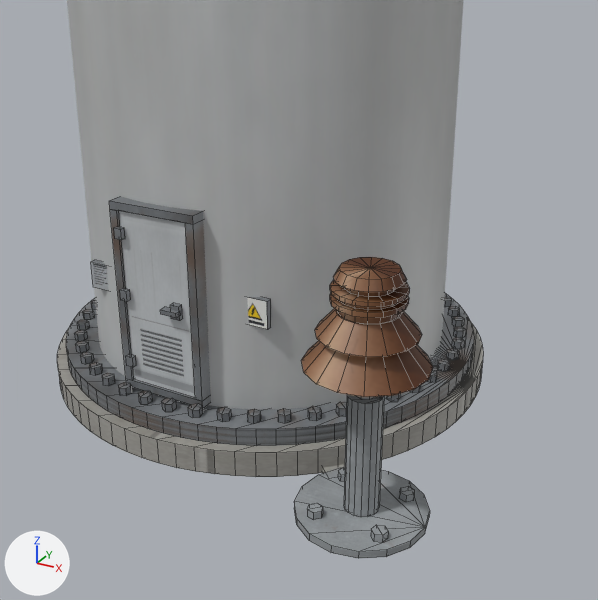
What one commit did to the OBJ model src/main/resources/assets/renewables/models/wind_turbine/wind_turbine.obj.
One viewpoint serves both versions: a 50 mm camera at (0.78, -1.3, 0.78) aimed at (0.12, -0.1, 0.18). Every picture has the same lights, and +X, +Y and +Z are marked at lower left. The older version comes first. Mesh edges are drawn as thin lines. Where no turn or scale is listed for an object, it has been applied to the vertices.

The older version as bpy lines, for what is in view:
```python
me_insulator = bpy.data.meshes.new('insulator')
me_insulator.from_pydata(...)  # 436 vertices, 444 faces; spans x 0.275..0.475, y -0.475..-0.275, z 0.0..0.39
# faces by material slot: [304, 140]
me_insulator.materials.append(mat_insulator_porcelain)  # picture img_porcelain_brown_png
me_insulator.materials.append(mat_insulator_steel)  # picture img_pv_steel_png
me_pole = bpy.data.meshes.new('pole')
me_pole.from_pydata(...)  # 480 vertices, 478 faces; spans x -0.34..0.34, y -0.34..0.34, z 0.0..13.0
# faces by material slot: [158, 320]
me_pole.materials.append(mat_tower)  # picture img_turbine_tower_png
me_pole.materials.append(mat_flange)  # picture img_turbine_flange_png
me_pole_base = bpy.data.meshes.new('pole_base')
me_pole_base.from_pydata(...)  # 980 vertices, 868 faces; spans x -0.42..0.42, y -0.42..0.42, z 0.0..0.409
# faces by material slot: [158, 707, 1, 2]
me_pole_base.materials.append(mat_concrete)  # picture img_pole_concrete_png
me_pole_base.materials.append(mat_flange)  # picture img_turbine_flange_png
me_pole_base.materials.append(mat_door)  # picture img_turbine_door_png
me_pole_base.materials.append(mat_plate)  # picture img_turbine_plate_png
ob_insulator = bpy.data.objects.new('insulator', me_insulator)
ob_insulator.location = (0.0, 0.0, 0.0)
ob_pole = bpy.data.objects.new('pole', me_pole)
ob_pole.location = (0.0, 0.0, 0.0)
ob_pole_base = bpy.data.objects.new('pole_base', me_pole_base)
ob_pole_base.location = (0.0, 0.0, 0.0)
```
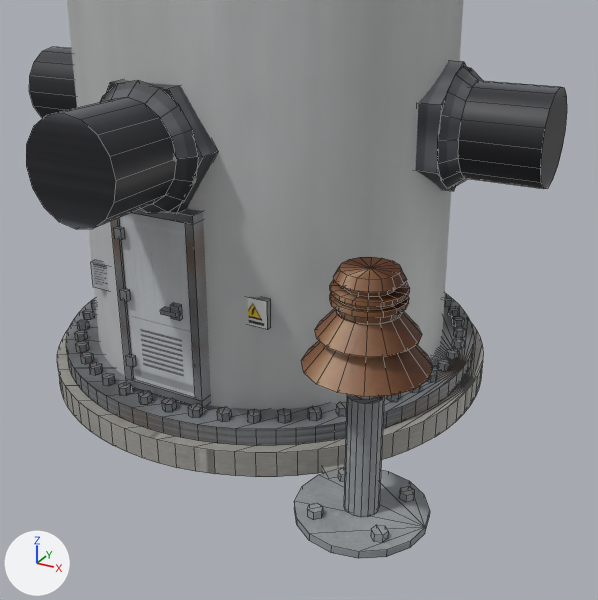
Changed parts and their boxes [x1, y1, x2, y2] in the pictures (598 x 600 px):
'entry_south', added
    after: [26, 97, 176, 229]
'entry_east', added
    after: [458, 80, 567, 189]
'entry_south_gland', added
    after: [100, 80, 218, 214]
'entry_east_gland', added
    after: [415, 60, 483, 191]
'entry_west', added
    after: [29, 47, 77, 118]

The change in detail:
Picture 'dc_core.png' (img_dc_core_png) is new.
Picture 'dc_gland.png' (img_dc_gland_png) is new.
Material 'jacket' (mat_jacket) is new.
Its texture is img_dc_core_png.
Material 'gland' (mat_gland) is new.
Its texture is img_dc_gland_png.
Mesh me_entry_west is new.
It is a 16-sided cylinder along x spanning x -0.51..0.0, y -0.078..0.078, z 0.422..0.578.
It uses material mat_jacket (picture img_dc_core_png).
Mesh me_entry_south_gland is new.
It consists of a 6-sided cylinder along y spanning x -0.105..0.105, y -0.357..-0.317, z 0.409..0.591; a 16-sided cut cone along y (radius 0.078 at the low end, 0.098 at the high end) spanning x -0.098..0.098, y -0.383..-0.357, z 0.402..0.598.
It uses material mat_gland (picture img_dc_gland_png).
Mesh me_entry_south is new.
It is a 16-sided cylinder along y spanning x -0.078..0.078, y -0.51..0.0, z 0.422..0.578.
It uses material mat_jacket (picture img_dc_core_png).
Mesh me_entry_east_gland is new.
It consists of a 6-sided cylinder along x spanning x 0.317..0.357, y -0.091..0.091, z 0.395..0.605; a 16-sided cut cone along x (radius 0.098 at the low end, 0.078 at the high end) spanning x 0.357..0.383, y -0.098..0.098, z 0.402..0.598.
It uses material mat_gland (picture img_dc_gland_png).
Mesh me_entry_east is new.
It is a 16-sided cylinder along x spanning x 0.0..0.51, y -0.078..0.078, z 0.422..0.578.
It uses material mat_jacket (picture img_dc_core_png).
Object 'entry_west' (ob_entry_west) is new; it shows me_entry_west.
Its location is (0.0, 0.0, 0.0).
Object 'entry_south_gland' (ob_entry_south_gland) is new; it shows me_entry_south_gland.
Its location is (0.0, 0.0, 0.0).
Object 'entry_south' (ob_entry_south) is new; it shows me_entry_south.
Its location is (0.0, 0.0, 0.0).
Object 'entry_east_gland' (ob_entry_east_gland) is new; it shows me_entry_east_gland.
Its location is (0.0, 0.0, 0.0).
Object 'entry_east' (ob_entry_east) is new; it shows me_entry_east.
Its location is (0.0, 0.0, 0.0).
